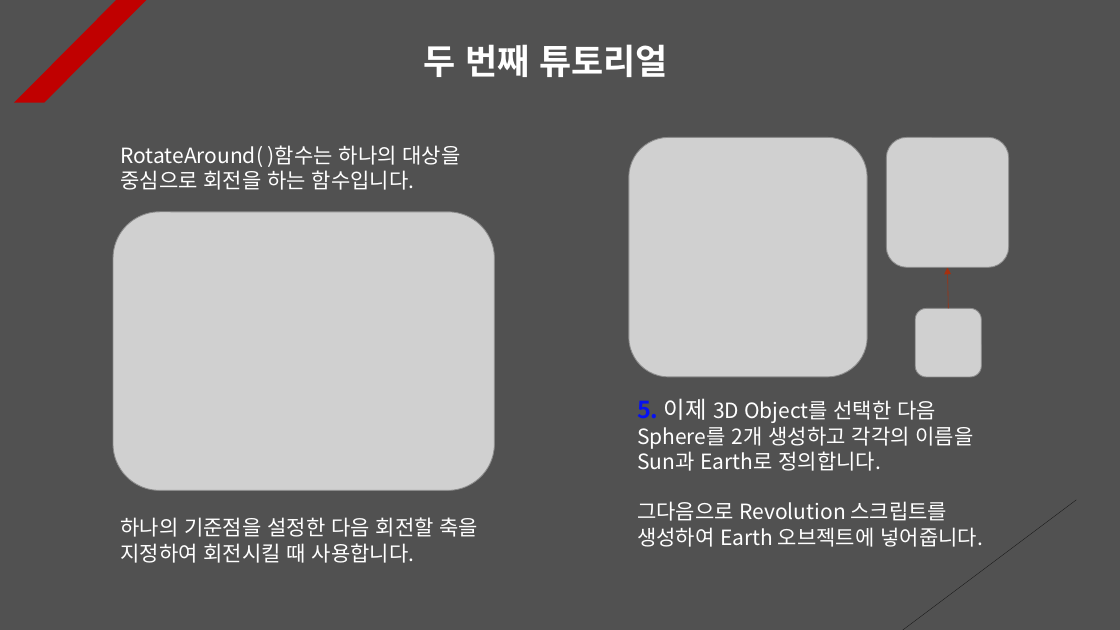
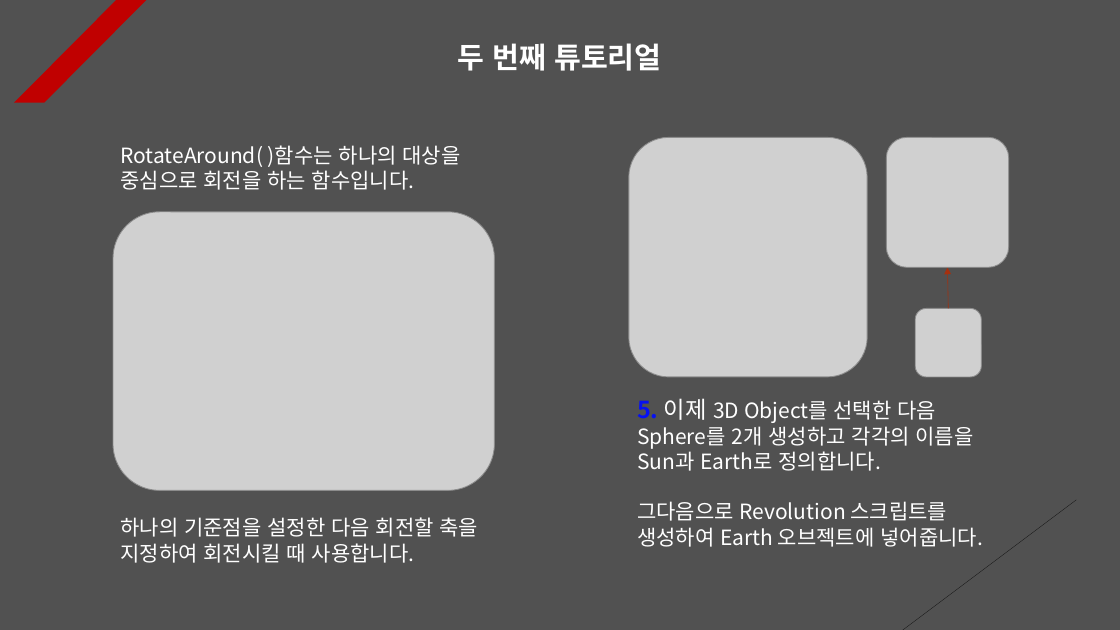
Before and after one commit to Unity2033/3D-UnityEngine, a slide deck: slide 3 of Assets/Class/Rotation/PPT Data/Rotation Example.pptx. Drawn at 1120x630 pixels with LibreOffice and Linux fonts; fonts in the diff are those of the drawing; grey boxes stand for pictures. Boxes give left, top, right and bottom in pixels: in the first picture for what was removed or moved away, otherwise in the second. Text is boxed around its words. In the diff, an @@ line names an element or a change of style, - is before the commit and + after.

```diff
--- a/Assets/Class/Rotation/PPT Data/Rotation Example.pptx
+++ b/Assets/Class/Rotation/PPT Data/Rotation Example.pptx
@@ text "두 번째 튜토리얼" at (458,43,661,71): size 30 to 25 pt; alignment left to centre @@
```
Also in this commit, not shown: 2 other slides changed, 19 other files.
